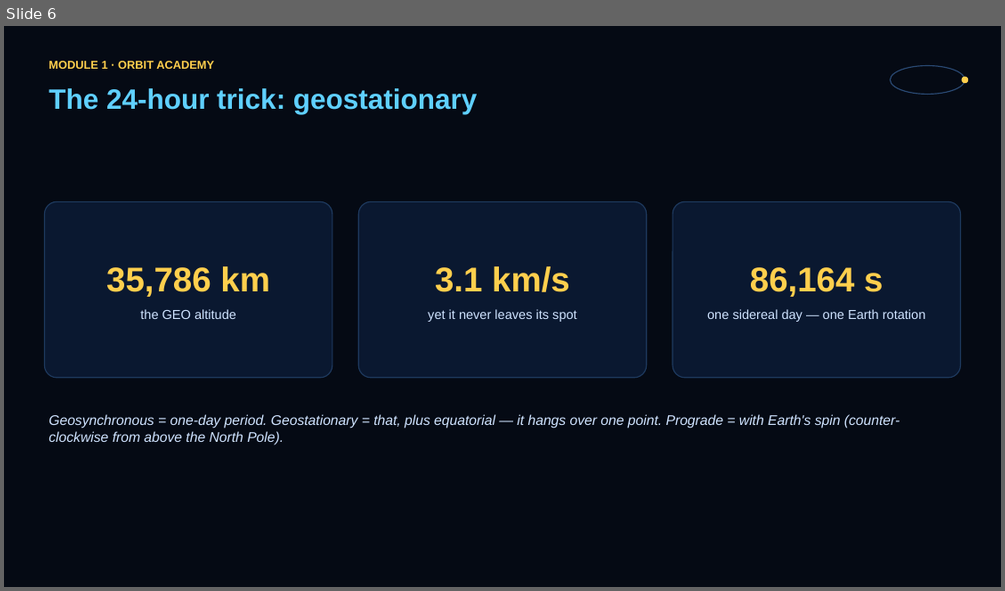
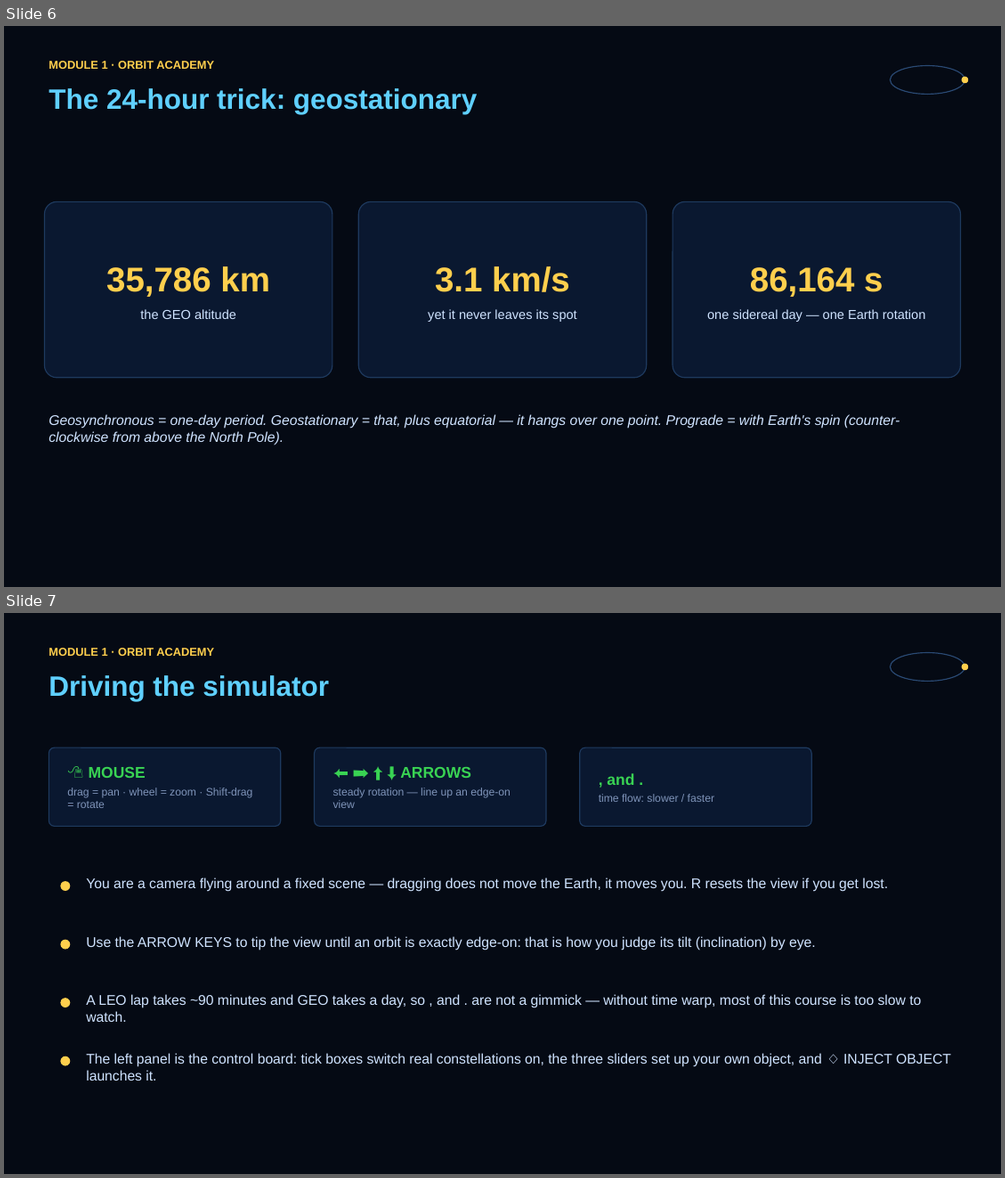
Before and after one commit to JASONSS26/orbit-academy, a slide deck: slides/module1.pptx. Shown one above the other, each under a label of ours: slide 6 before the commit, slides 6 and 7 after it. The pictures are 1005x591 and 1005x1178 pixels, drawn with LibreOffice and Linux fonts; fonts in the diff are those of the drawing. Boxes give left, top, right and bottom in pixels: in the first picture for what was removed or moved away, otherwise in the second. Text is boxed around its words. In the diff, an @@ line names an element or a change of style, - is before the commit and + after.

```diff
--- a/slides/module1.pptx
+++ b/slides/module1.pptx
@@ slide 7 added at [4,613,1001,1174], background #050A14 @@
@@ text added at [48,648,214,656], 11 pt, text #FFCF4D, bold @@
+MODULE 1 · ORBIT ACADEMY
@@ ellipse added at [890,653,965,681], outline #2A4A74 1 pt @@
@@ ellipse added at [961,663,968,670], fill #FFCF4D @@
@@ text added at [48,675,329,701], 27 pt, text #5FD0FF, bold @@
+Driving the simulator
@@ rounded rectangle added at [48,747,281,826], fill #0A1830, outline #1E3A5F 1 pt @@
@@ text added at [67,767,253,808], 10.5 pt, text #7E93B8 @@
+🖱 MOUSE
+drag = pan · wheel = zoom · Shift-drag = rotate
@@ rounded rectangle added at [315,747,546,826], fill #0A1830, outline #1E3A5F 1 pt @@
@@ text added at [333,767,510,808], 10.5 pt, text #7E93B8 @@
+⬅ ➡ ⬆ ⬇ ARROWS
+steady rotation — line up an edge-on view
@@ rounded rectangle added at [580,747,811,826], fill #0A1830, outline #1E3A5F 1 pt @@
@@ text added at [599,773,714,802], 10.5 pt, text #7E93B8 @@
+, and .
+time flow: slower / faster
@@ text added at [86,877,888,892], 13.5 pt, text #CFE3FF @@
+You are a camera flying around a fixed scene — dragging does not move the Earth, it moves you. R resets the view if you get lost.
@@ ellipse added at [60,881,70,891], fill #FFCF4D @@
@@ ellipse added at [60,940,70,949], fill #FFCF4D @@
@@ text added at [86,936,816,950], 13.5 pt, text #CFE3FF @@
+Use the ARROW KEYS to tip the view until an orbit is exactly edge-on: that is how you judge its tilt (inclination) by eye.
@@ ellipse added at [60,997,70,1007], fill #FFCF4D @@
@@ text added at [86,994,921,1022], 13.5 pt, text #CFE3FF @@
+A LEO lap takes ~90 minutes and GEO takes a day, so , and . are not a gimmick — without time warp, most of this course is too slow to watch.
@@ ellipse added at [60,1055,70,1065], fill #FFCF4D @@
@@ text added at [86,1053,951,1080], 13.5 pt, text #CFE3FF @@
+The left panel is the control board: tick boxes switch real constellations on, the three sliders set up your own object, and ◇ INJECT OBJECT launches it.
```
Also in this commit, not shown: 9 other files.
